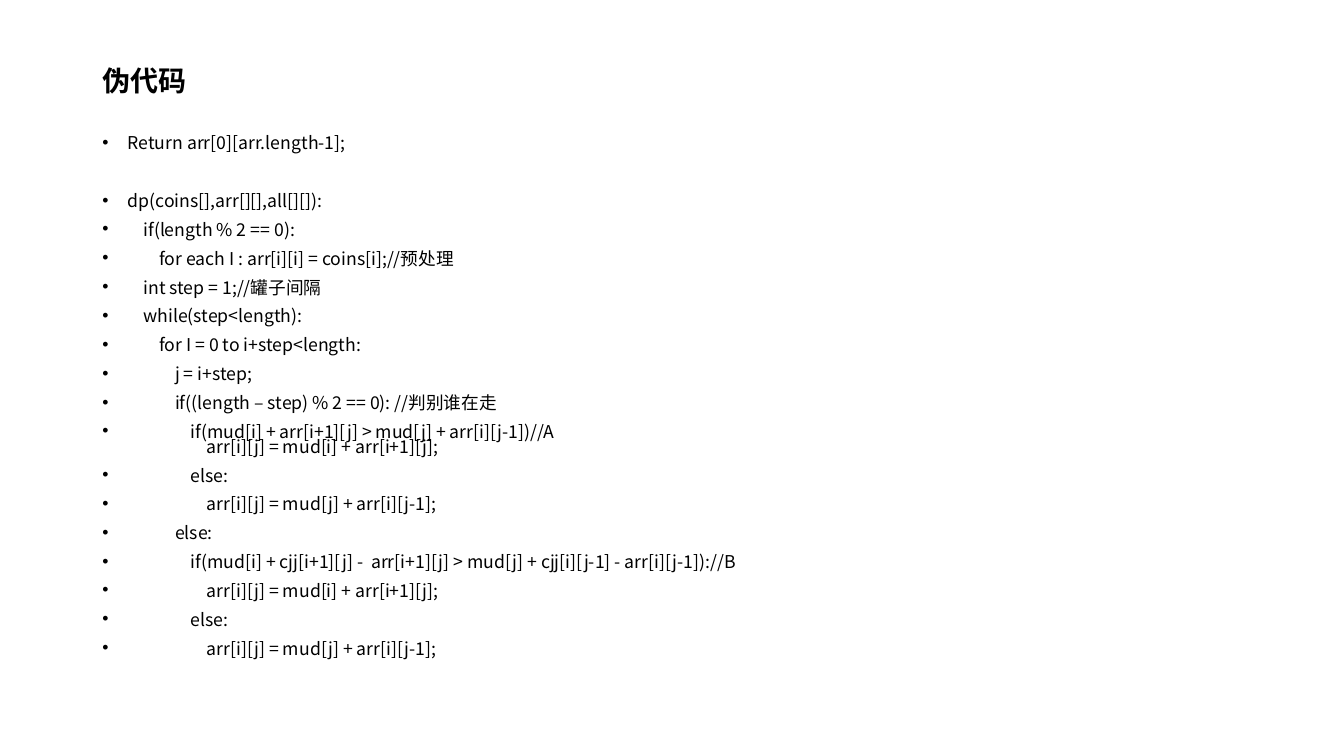
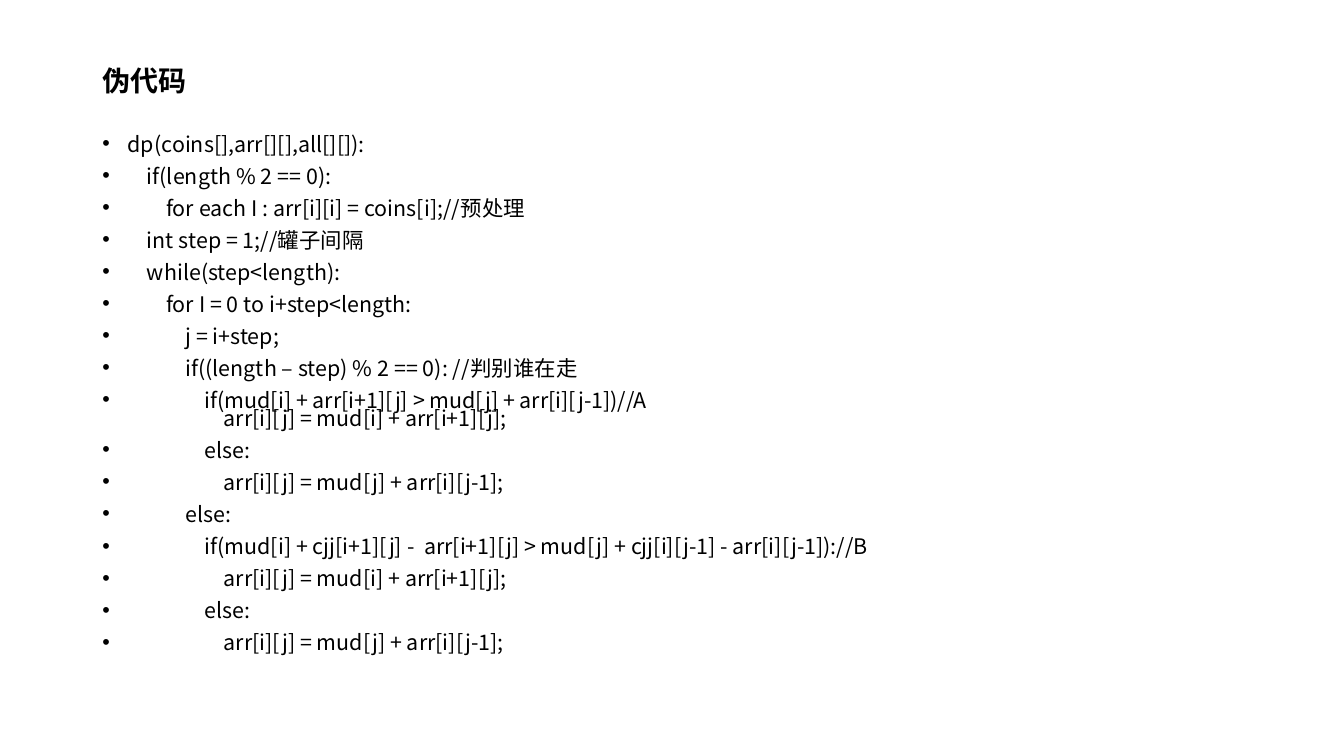
Before and after one commit to VirtualPuffer/Algorithm_Experiment, a slide deck: slide 6 of report/实验4/算法实验04.pptx (slide 7 before the commit). Drawn at 1344x756 pixels with LibreOffice and Linux fonts; fonts in the diff are those of the drawing. Boxes give left, top, right and bottom in pixels: in the first picture for what was removed or moved away, otherwise in the second. Text is boxed around its words. In the diff, an @@ line names an element or a change of style, - is before the commit and + after.

```diff
--- a/report/实验4/算法实验04.pptx
+++ b/report/实验4/算法实验04.pptx
@@ text "dp(coins[],arr[][],all[][]):" at (128,134,868,655): size 12.6 to 15.3 pt @@
@@ text at (128,135,345,154): paragraph removed @@
-• Return arr[0][arr.length-1];
```
Also in this commit, not shown: 1 slide added, 4 slides removed, 2 other files.
